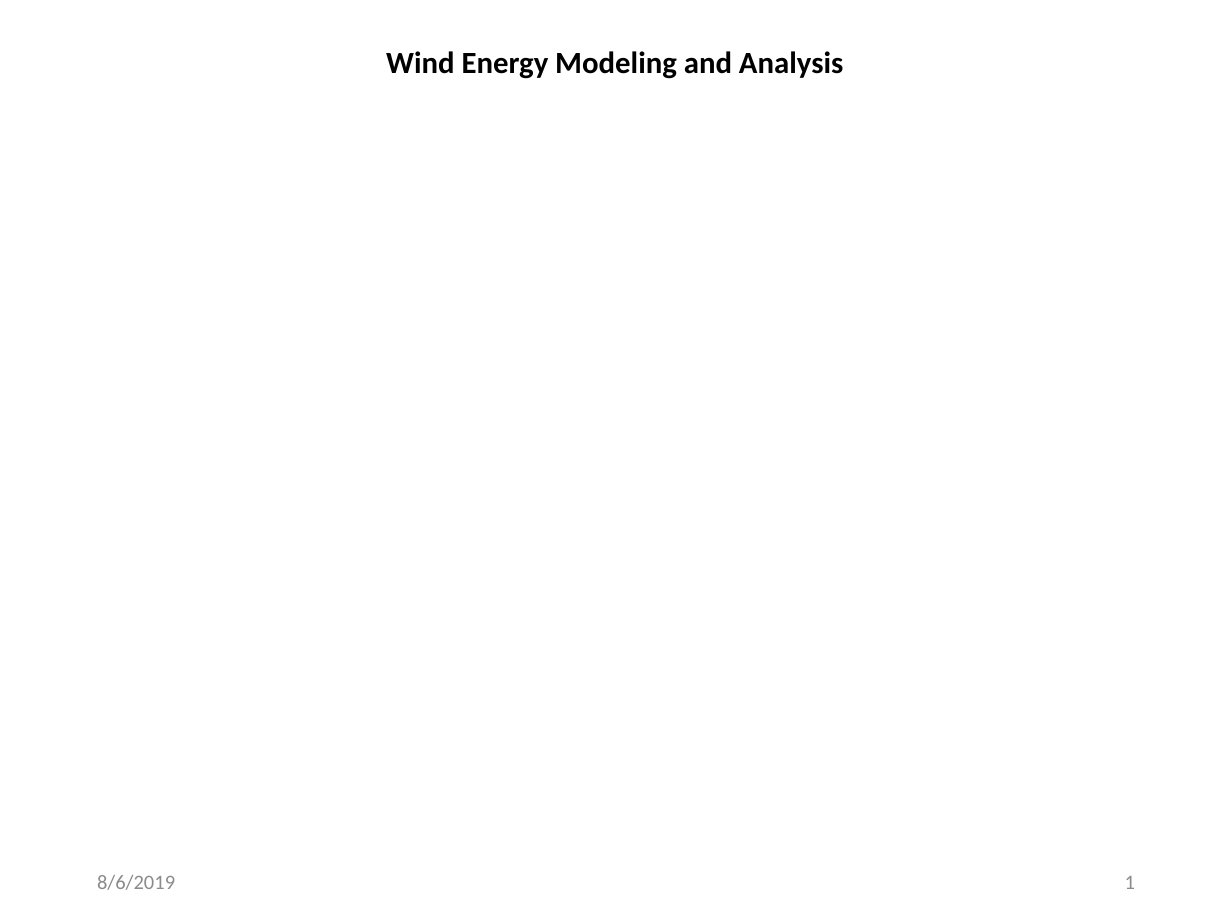
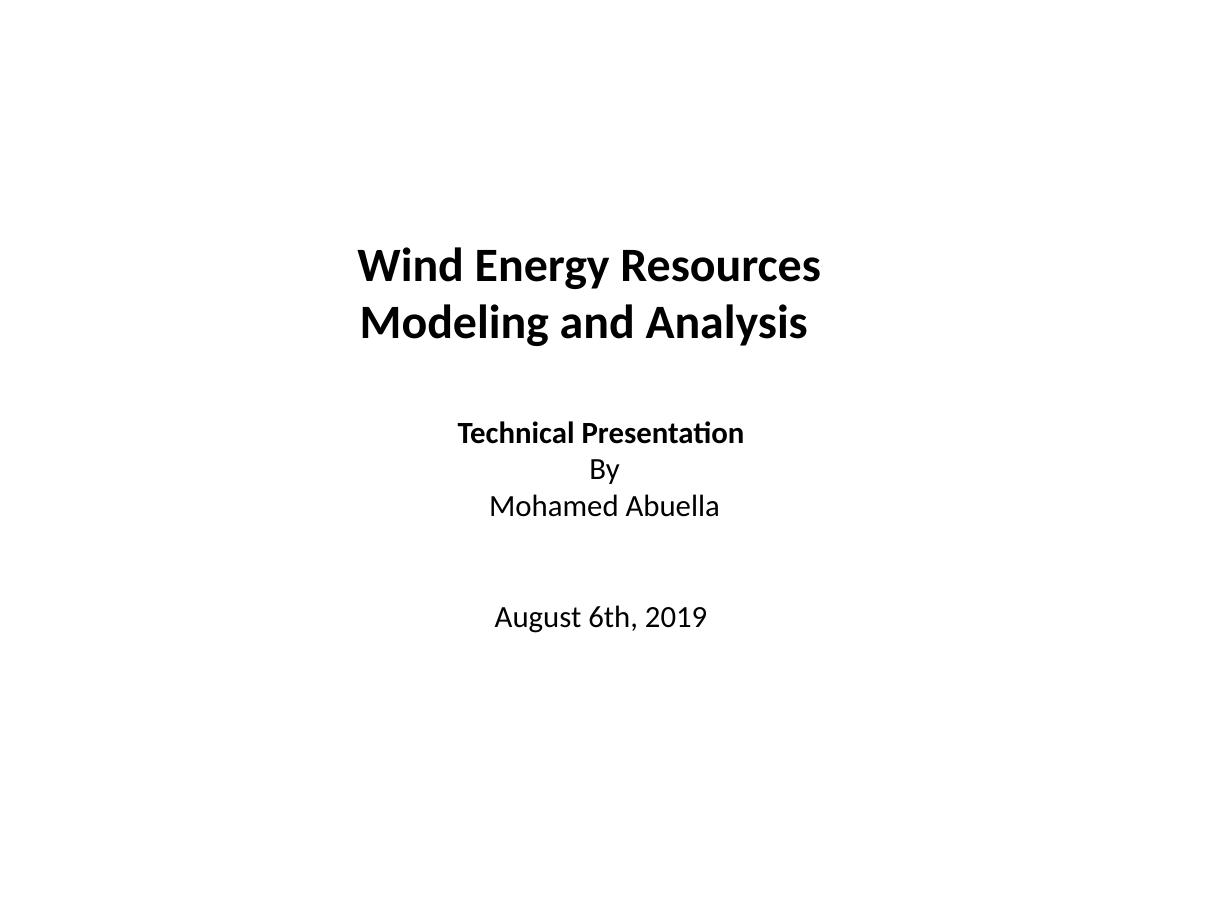
Before and after one commit to mhdella/Renewable-Energy-Analytics, a slide deck: slide 1 of wind_solar_time_series_analysis/Wind_Energy_Modeling_Analysis.pptx. Drawn at 1232x924 pixels with LibreOffice and Linux fonts; fonts in the diff are those of the drawing. Boxes give left, top, right and bottom in pixels: in the first picture for what was removed or moved away, otherwise in the second. Text is boxed around its words. In the diff, an @@ line names an element or a change of style, - is before the commit and + after.

Commit message:
wind_solar_modeling
This folder include codes, presentations and other files

```diff
--- a/wind_solar_time_series_analysis/Wind_Energy_Modeling_Analysis.pptx
+++ b/wind_solar_time_series_analysis/Wind_Energy_Modeling_Analysis.pptx
@@ text at <box>357,247,820,346</box>: text changed; size 18 to 28 pt @@
-Wind Energy Modeling and Analysis
+Wind Energy Resources
+Modeling and Analysis
@@ text added at <box>458,421,745,633</box>, 18 pt, text #000000 @@
+Technical Presentation
+By
+Mohamed Abuella
+August 6th, 2019
@@ text removed at <box>97,875,175,890</box> @@
-8/6/2019
@@ page number removed at <box>1125,876,1135,889</box> @@
-1
```
Also in this commit, not shown: 6 other slides changed, 4 slides added, 39 slides removed, 29 other files.
